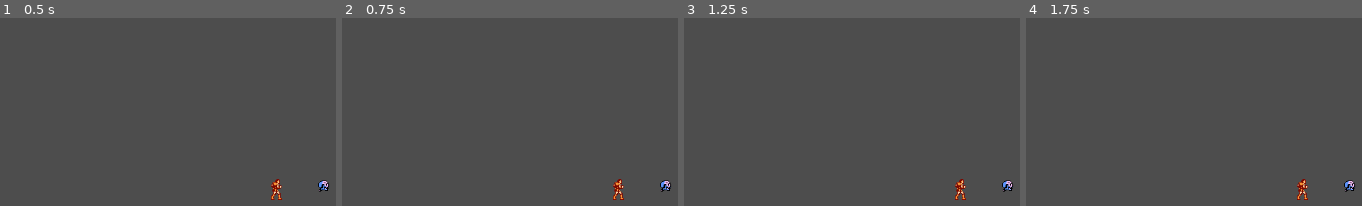
Above: before the commit, frames 1-4 (left to right).
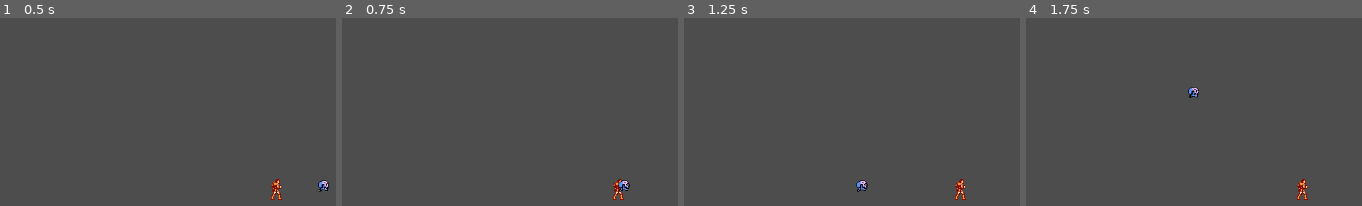
Above: after the commit, the same moments.

Repository: FishingDonut/killer_vampire
Game: Godot game, scene res://Prefabs/main.tscn
Same seed, same stepped clock (60 frames per second), same inputs: the game is played once before the commit and once after it. The project has no main scene, so this scene is started directly.
Inputs:
- Up to frame 1 (0.5 s): no input
- Up to frame 2 (0.75 s): tap Enter at 0.5 s; hold Right (ui_right) from 0.53 s (still down)
- Up to frame 3 (1.25 s): keep holding Right (ui_right)
- Up to frame 4 (1.75 s): tap Space at 1.25 s; release Right (ui_right) at 1.28 s; hold Down (ui_down) from 1.28 s (still down)

Frame 1 is identical in both runs. In frame 2, 0.3% of the frame differs, in the area x 82-98%, y 86-93%; in frame 3, 0.3%; in frame 4, 0.3%.
Error before the commit: Parse Error: Identifier "Global" not declared in the current scope. (res://Scripts/player.gd:19)

Commit message:
removed icon godot

Diff:
--- a/project.godot
+++ b/project.godot
@@ -12,7 +12,10 @@
 
 config/name="killer_vampire"
 config/features=PackedStringArray("4.2", "GL Compatibility")
-config/icon="res://icon.svg"
+
+[autoload]
+
+Global="*res://Scripts/Manager/global.gd"
 
 [dotnet]
 
@@ -20,5 +23,6 @@
 
 [rendering]
 
+textures/canvas_textures/default_texture_filter=0
 renderer/rendering_method="gl_compatibility"
 renderer/rendering_method.mobile="gl_compatibility"
